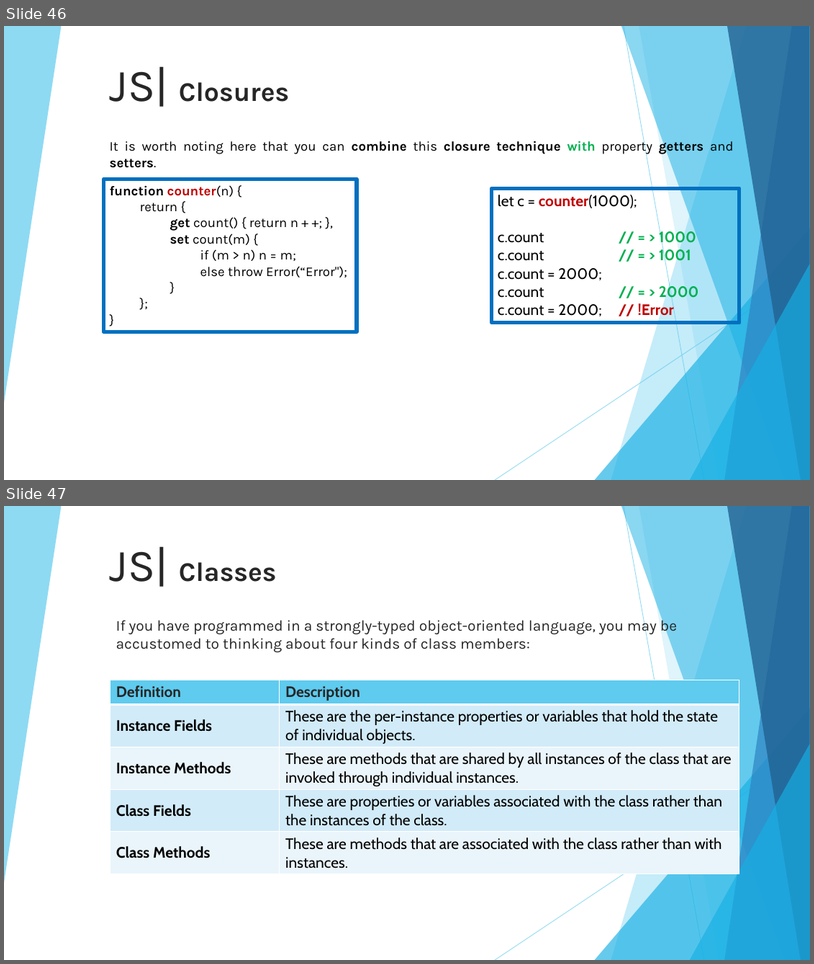
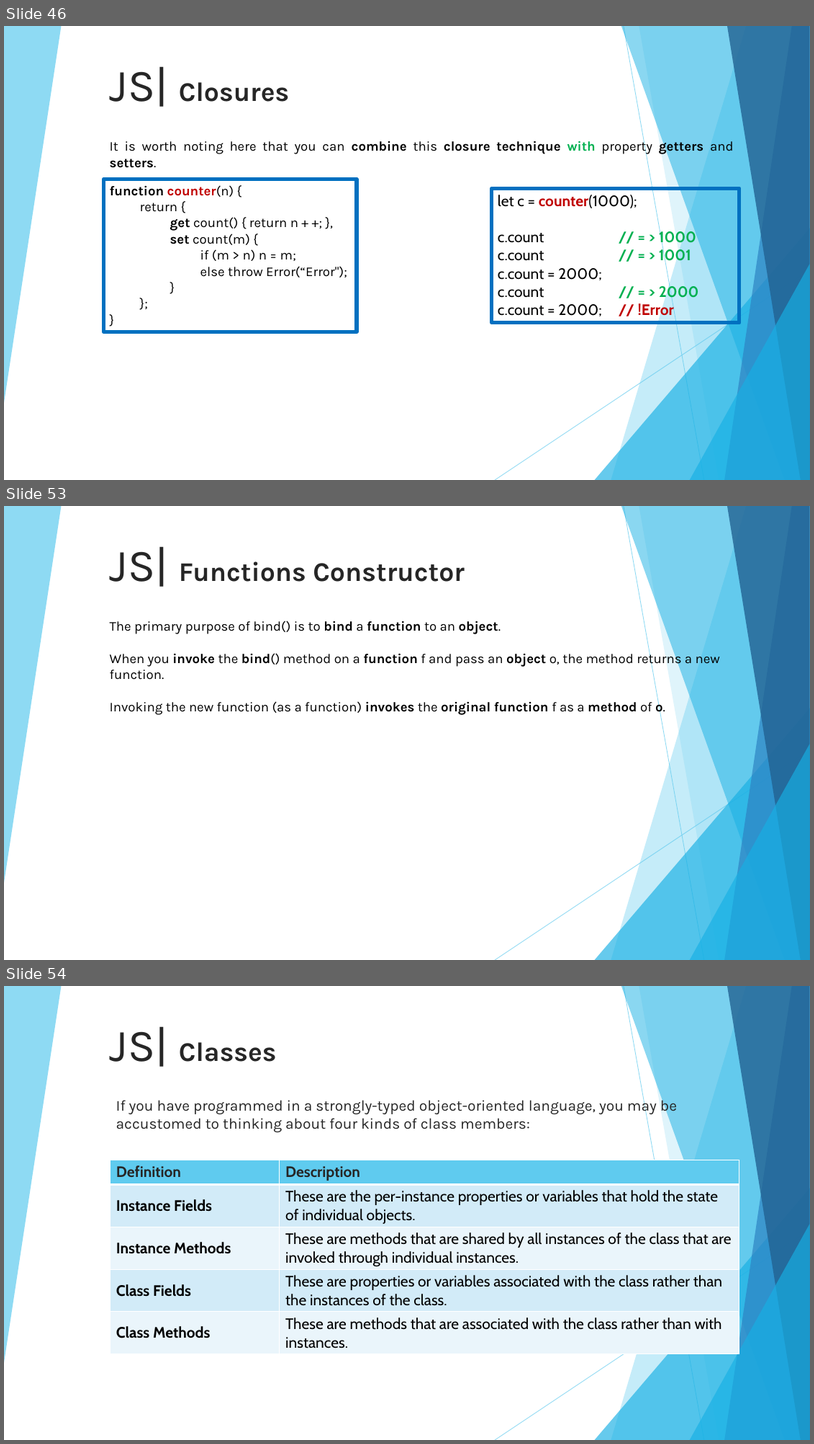
Before and after one commit to 01Primo/slides, a slide deck: 08_Javascript_Classes.pptx. Shown one above the other, each under a label of ours: slides 46 and 47 before the commit, slides 46, 53 and 54 after it; the slides between them are not shown. The pictures are 814x964 and 814x1444 pixels, drawn with LibreOffice and Linux fonts; fonts in the diff are those of the drawing. Boxes give left, top, right and bottom in pixels: in the first picture for what was removed or moved away, otherwise in the second. Text is boxed around its words. In the diff, an @@ line names an element or a change of style, - is before the commit and + after.

Commit message:
Missing only functions constructor

```diff
--- a/08_Javascript_Classes.pptx
+++ b/08_Javascript_Classes.pptx
@@ slide 53 added at (4, 506, 810, 960), background #FFFFFF; not listed: 10 template elements that a slide beside it also shows @@
@@ title added at (110, 546, 465, 587), 32 pt, text #262626, bold @@
+JS| Functions Constructor
@@ text added at (110, 620, 720, 715), 16 pt, text #000000 @@
+The primary purpose of bind() is to bind a function to an object.
+When you invoke the bind() method on a function f and pass an object o, the method returns a new function.
+Invoking the new function (as a function) invokes the original function f as a method of o.
@@ what was slide 47 is now slide 54 @@
```
Also in this commit, not shown: 6 other slides added.
